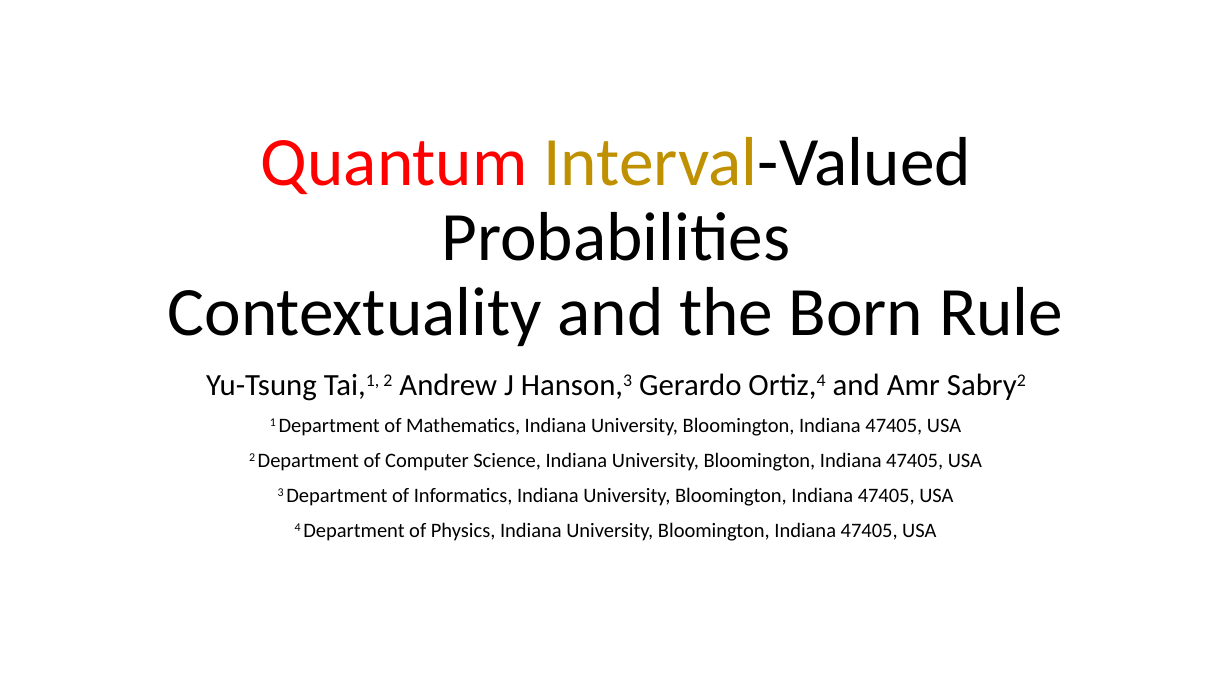
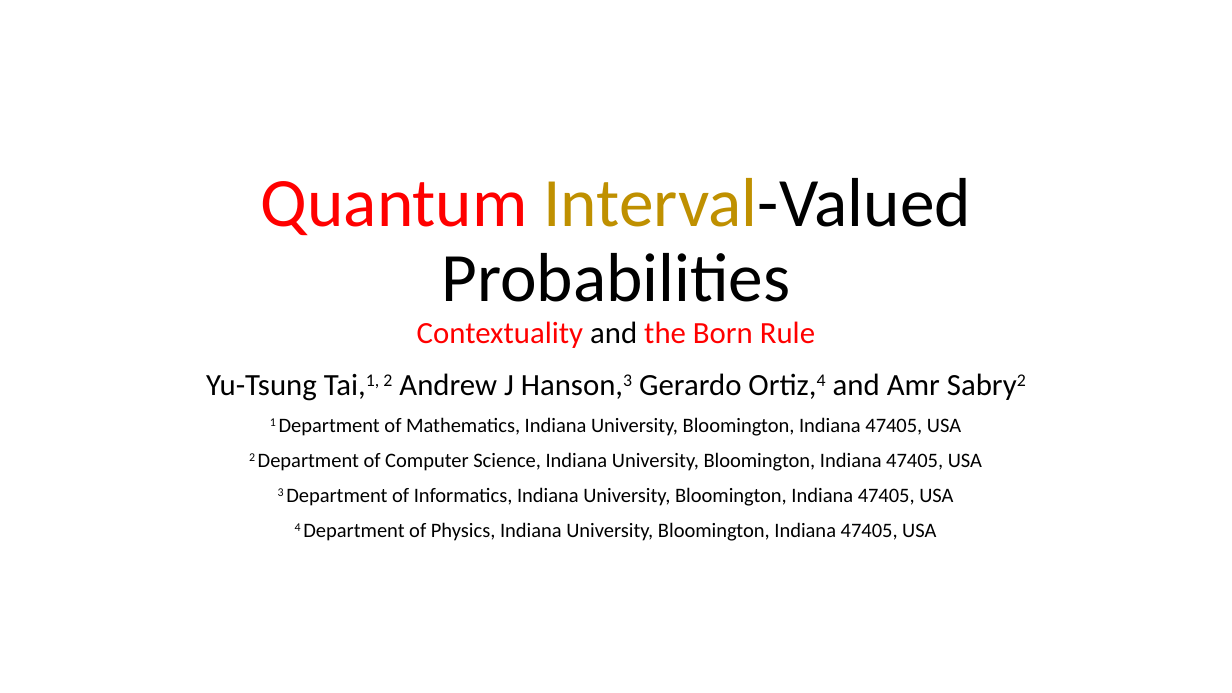
Before and after one commit to yuttai/Contextuality-and-Nonlocality-in-Discrete-Quantum-Theory, a slide deck: slide 1 of prop_short.pptm. Drawn at 1232x693 pixels with LibreOffice and Linux fonts; fonts in the diff are those of the drawing. Boxes give left, top, right and bottom in pixels: in the first picture for what was removed or moved away, otherwise in the second. Text is boxed around its words. In the diff, an @@ line names an element or a change of style, - is before the commit and + after.

```diff
--- a/prop_short.pptm
+++ b/prop_short.pptm
@@ title "Quantum Interval-Valued Probabilities Contextuality and ..." at (261, 178, 971, 348): size 54 to 24 pt in "Contextuality and the Born Rule"; text colour #000000 to #FF0000 in "Contextuality the Born Rule" @@
```
